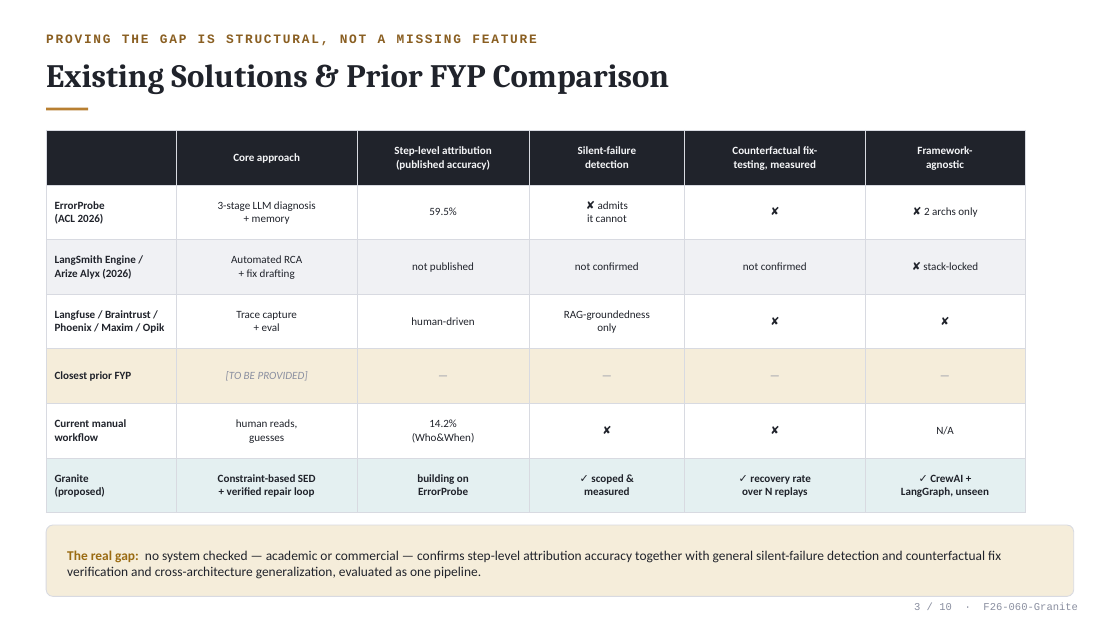
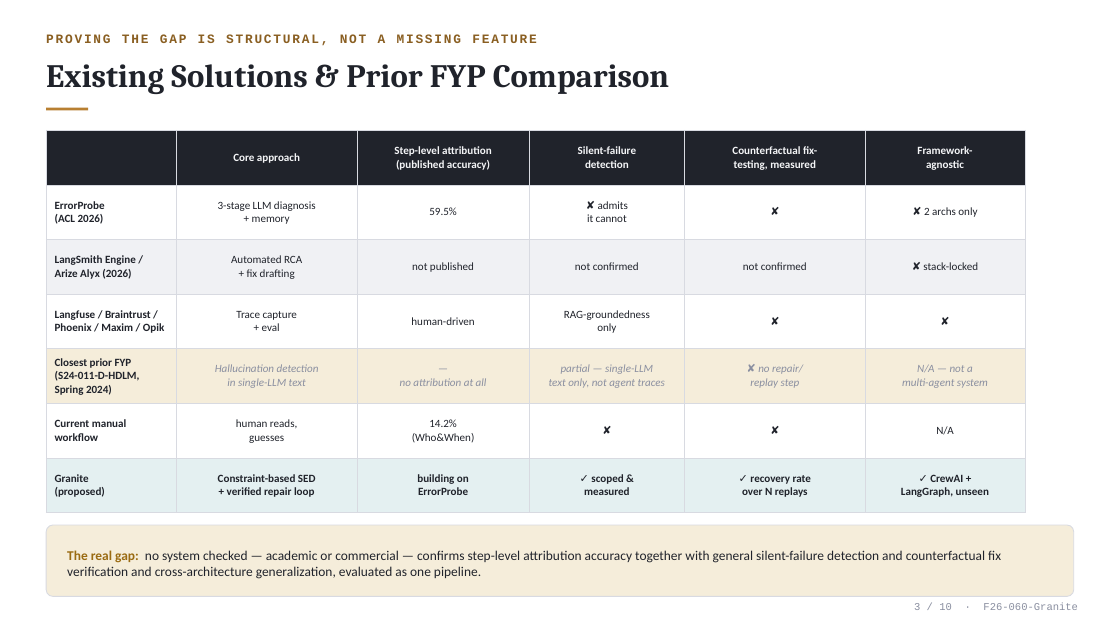
Before and after one commit to Shahoud867/Final-Year-Project, a slide deck: slide 3 of markdowns/05-deliverables/proposal-deck/Granite_Proposal_Defense.pptx. Drawn at 1120x630 pixels with LibreOffice and Linux fonts; fonts in the diff are those of the drawing. Boxes give left, top, right and bottom in pixels: in the first picture for what was removed or moved away, otherwise in the second. Text is boxed around its words. In the diff, an @@ line names an element or a change of style, - is before the commit and + after.

Commit message:
feat: novelty flags on wireframes, prior-FYP archive check, merge parallel session's reorg
- Add high-fidelity mockup set (Granite_Wireframes_2.html) with explicit Novelty flags on 3 capabilities with strong, specific evidence vs. LangSmith/Langfuse/Braintrust/Arize/Maxim/Opik/DeepEval; Granite_Wireframes.html left untouched

- Close the prior-FYP archive gap (guide C.10): closest match S24-011-D-HDLM identified via a 16-sheet scan, cross-validated against a parallel session's independent 12-sheet/660-title check (risk-register R33, merged) - both converge on the same analog

- Add the full proposal-defense document set: Project Vision, Use Case Model + SVG diagram, 3 System Sequence Diagrams, formal SRS, Test Plan, Software Development Plan, Traceability Matrix (risk-register R39)

- Merge cleanly with a parallel session's 05-deliverables/ reorg into proposal-deck/, supervisor-briefing/, ccp-justification/ subfolders and the 04-poc-evidence relocation; resolved 3 real conflicts (risk-register.md ID collision, Proposal_Defense_Package.md, INDEX.md) by combining both sides' real content rather than picking one

```diff
--- a/markdowns/05-deliverables/proposal-deck/Granite_Proposal_Defense.pptx
+++ b/markdowns/05-deliverables/proposal-deck/Granite_Proposal_Defense.pptx
@@ table at (46, 130, 1025, 513) @@
-row 5: Closest prior FYP | [TO BE PROVIDED] | — | — | — | —
+row 5: Closest prior FYP / (S24-011-D-HDLM, / Spring 2024) | Hallucination detection / in single-LLM text | — / no attribution at all | partial — single-LLM / text only, not agent traces | ✘ no repair/ / replay step | N/A — not a / multi-agent system
```
Also in this commit, not shown: 1 other slide changed, 25 other files.
